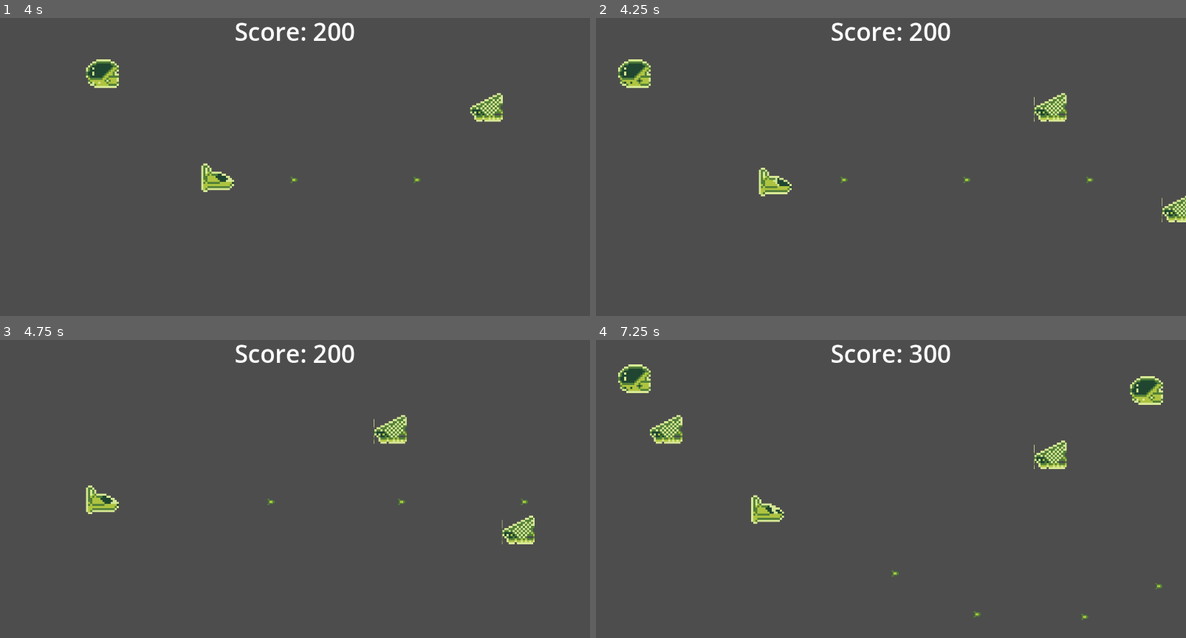
Above: before the commit, frames 1-4 (two rows, left to right).
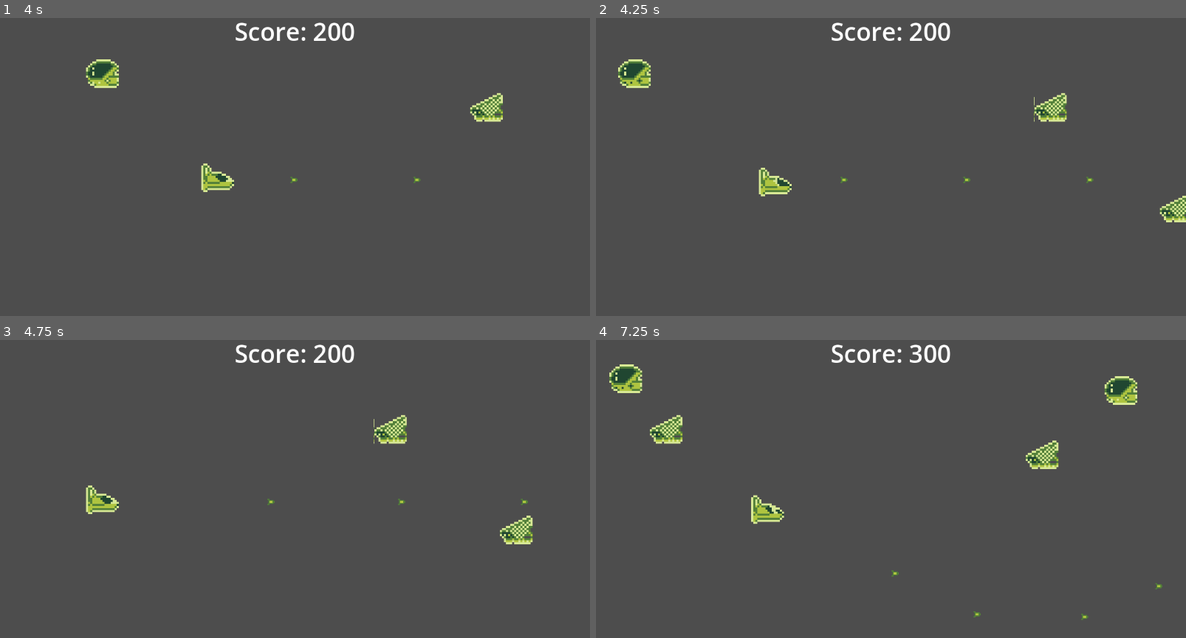
Above: after the commit, the same moments.

Repository: perimeterr/dds-shmup
Game: Godot game, scene res://scenes/game.tscn
Same seed, same stepped clock (60 frames per second), same inputs: the game is played once before the commit and once after it.
Inputs:
- Up to frame 1 (4 s): hold D (right) 0.53-1.28 s; hold Space (shoot) 0.53-1.28 s; hold S (down) 1.28-2.03 s; tap Space (shoot) at 1.35, 2.85 s; hold D (right) 2.03-2.78 s; hold Space (shoot) 2.03-2.78 s; hold W (up) 2.78-3.53 s; hold A (left) from 3.53 s (still down); hold Space (shoot) from 3.53 s (still down)
- Up to frame 2 (4.25 s): keep holding A (left); keep holding Space (shoot)
- Up to frame 3 (4.75 s): keep holding A (left); release Space (shoot) at 4.28 s; tap Space (shoot) at 4.35 s
- Up to frame 4 (7.25 s): release A (left) at 5.03 s; hold S (down) 5.03-5.78 s; hold Space (shoot) 5.03-5.78 s; hold D (right) 5.78-6.53 s; tap Space (shoot) at 5.85 s; hold W (up) from 6.53 s (still down); hold Space (shoot) from 6.53 s (still down)

Frame 1 is identical in both runs. In frame 2, 0.2% of the frame differs, in the area x 95-100%, y 59-69%; in frame 3, 0.3%; in frame 4, 1.7%, in the area x 2-97%, y 8-44%.

Commit message:
decreasing enemy spawn timer

Diff:
--- a/scripts/game.gd
+++ b/scripts/game.gd
@@ -21,11 +21,17 @@
 	player.global_position = player_spawn_pos.global_position
 	player.bullet_shot.connect(_on_player_bullet_shot)
 
-func _process(_delta):
+func _process(delta):
 	if Input.is_action_just_pressed("quit"):
 		get_tree().quit()
 	elif Input.is_action_just_pressed("reset"):
 		get_tree().reload_current_scene()
+
+	if timer.wait_time > 0.4:
+		timer.wait_time -= delta*0.005
+	elif timer.wait_time < 0.4:
+		timer.wait_time = 0.4
+
 
 func _on_player_bullet_shot(bullet_scene, location):
 	var bullet = bullet_scene.instantiate()
